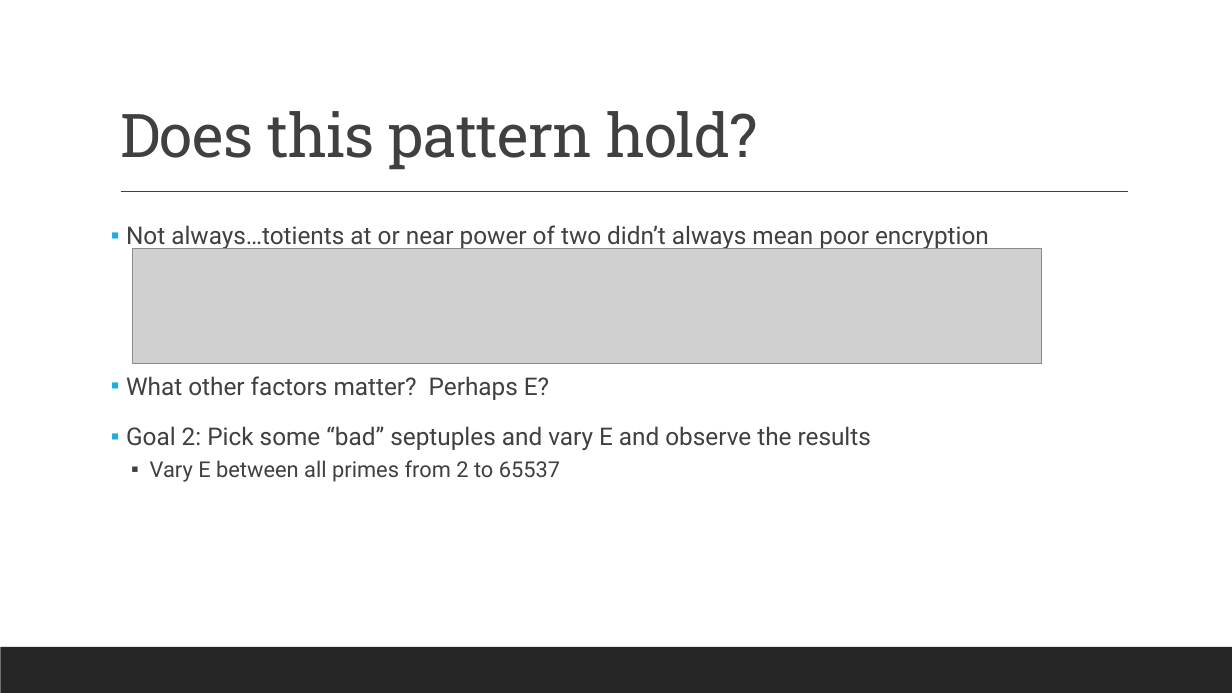
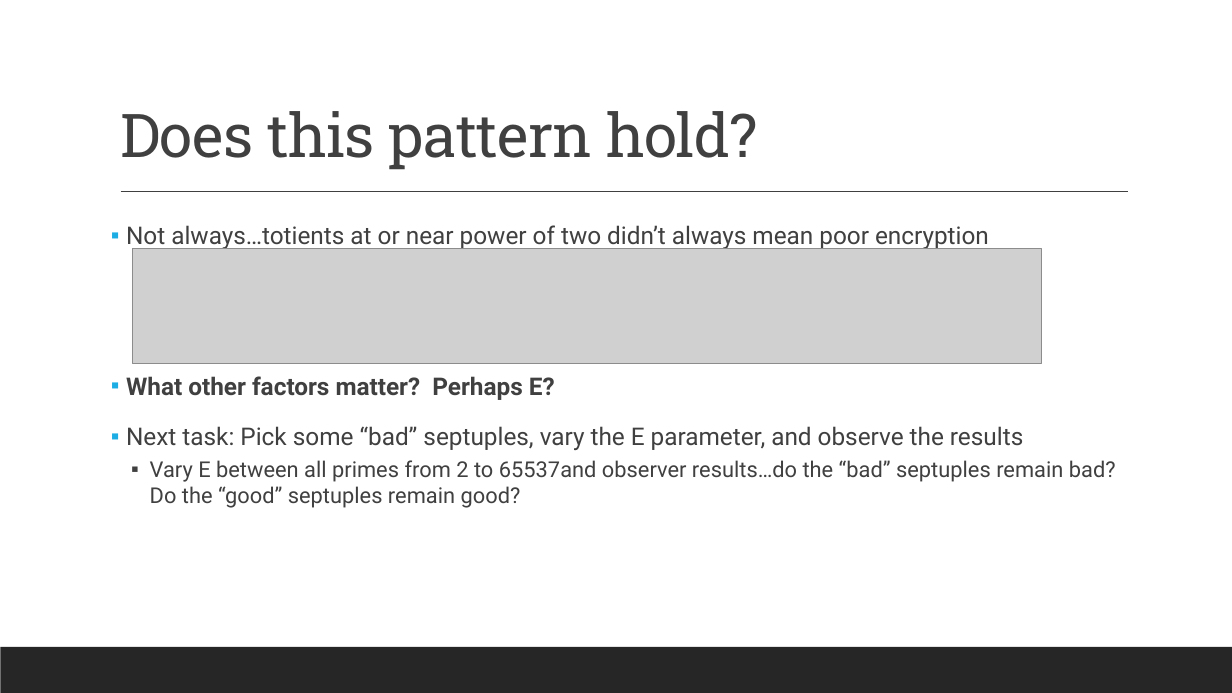
Before and after one commit to aronjschwartz/RSA_Encryption, a slide deck: slide 14 of RSA_Presentations/RSA_Research_Presentation_AronSchwartz.pptx. Drawn at 1232x693 pixels with LibreOffice and Linux fonts; fonts in the diff are those of the drawing; grey boxes stand for pictures. Boxes give left, top, right and bottom in pixels: in the first picture for what was removed or moved away, otherwise in the second. Text is boxed around its words. In the diff, an @@ line names an element or a change of style, - is before the commit and + after.

```diff
--- a/RSA_Presentations/RSA_Research_Presentation_AronSchwartz.pptx
+++ b/RSA_Presentations/RSA_Research_Presentation_AronSchwartz.pptx
@@ text at <box>126,376,555,400</box>: bold on in "What other factors matter? Perhaps E?" @@
@@ text at <box>126,426,1116,508</box>: text changed; size 19 to 17 pt @@
-▪ Goal 2: Pick some “bad” septuples and vary E and observe the results
-  ▪ Vary E between all primes from 2 to 65537
+▪ Next task: Pick some “bad” septuples, vary the E parameter, and observe the results
+  ▪ Vary E between all primes from 2 to 65537and observer results…do the “bad” septuples remain bad? Do the “good” septuples remain good?
```
Also in this commit, not shown: 10 other slides changed.
